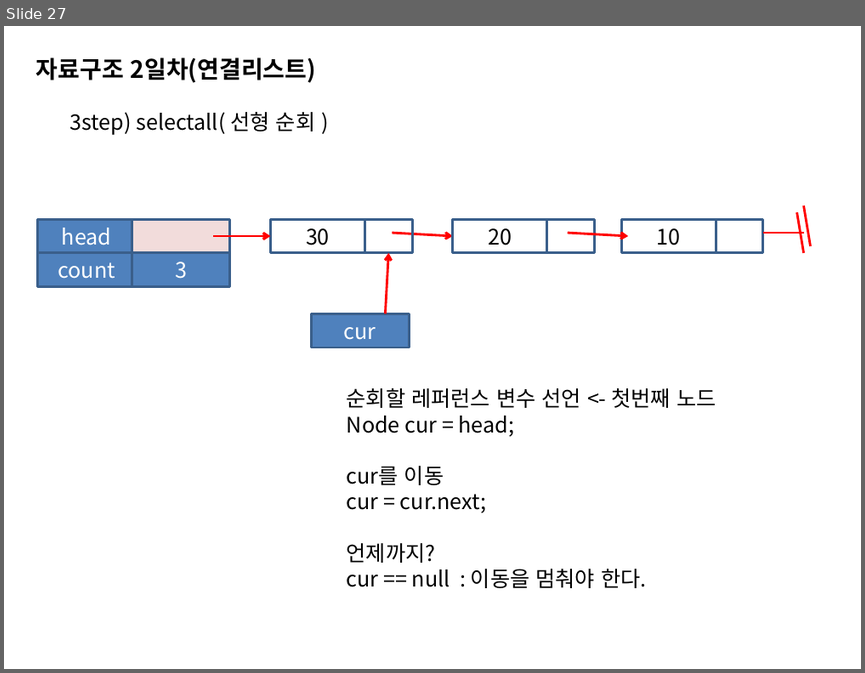
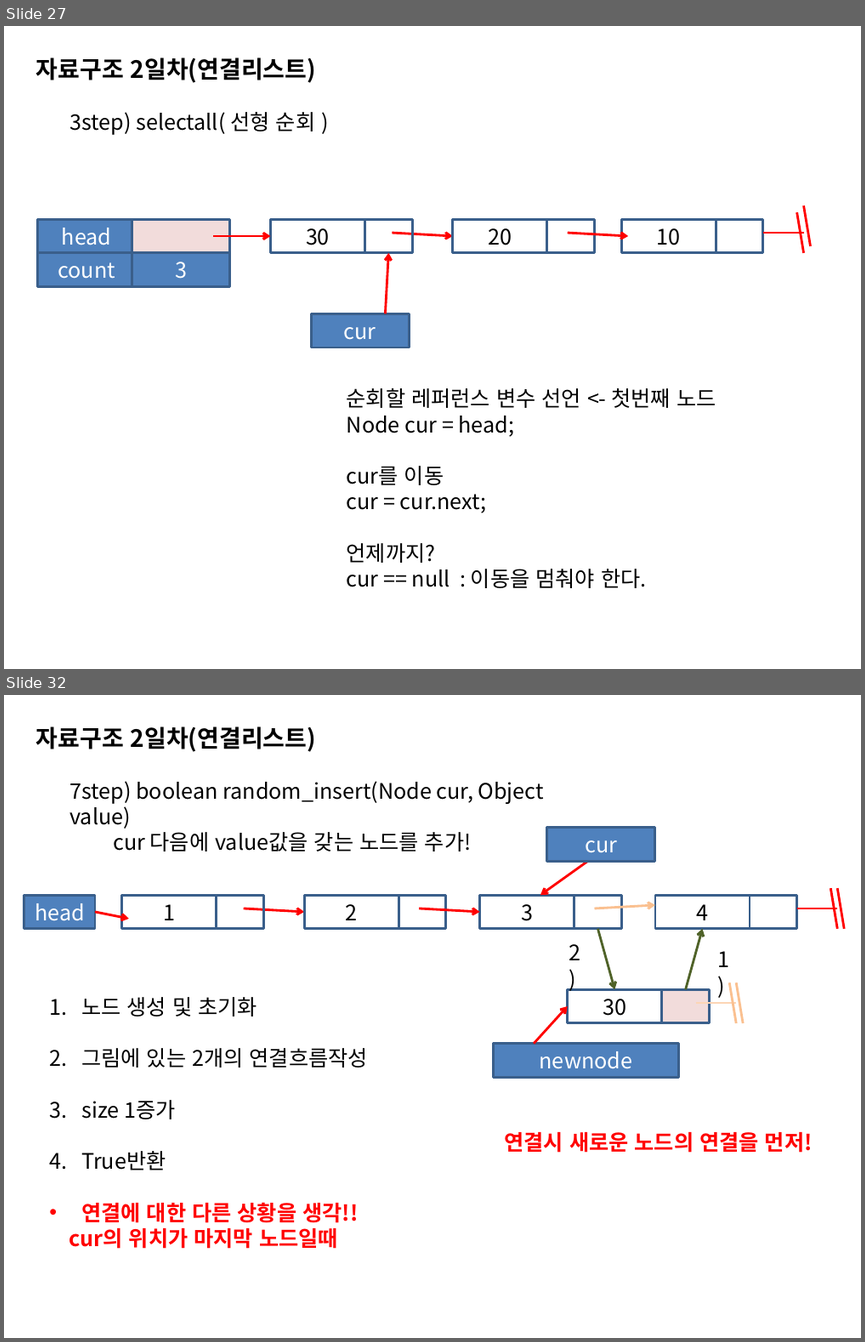
Before and after one commit to sing2song/TILDS, a slide deck: Java자료구조2.pptx. Shown one above the other, each under a label of ours: slide 27 before the commit, slides 27 and 32 after it; the slides between them are not shown. The pictures are 865x673 and 865x1342 pixels, drawn with LibreOffice and Linux fonts; fonts in the diff are those of the drawing. Boxes give left, top, right and bottom in pixels: in the first picture for what was removed or moved away, otherwise in the second. Text is boxed around its words. In the diff, an @@ line names an element or a change of style, - is before the commit and + after.

```diff
--- a/Java자료구조2.pptx
+++ b/Java자료구조2.pptx
@@ slide 32 added at (x1=4, y1=695, x2=861, y2=1338), background #FFFFFF @@
@@ text added at (x1=36, y1=726, x2=316, y2=752), 20 pt, text #000000, bold @@
+자료구조 2일차(연결리스트)
@@ text added at (x1=69, y1=781, x2=544, y2=851), 18 pt, text #000000 @@
+7step) boolean random_insert(Node cur, Object value)
+cur 다음에 value값을 갖는 노드를 추가!
@@ rectangle added at (x1=547, y1=828, x2=655, y2=862), fill #4F81BD, outline #3A5F8C 2 pt, 18 pt, text #FFFFFF @@
+cur
@@ arrow added from (587, 862) to (540, 895), #FF0000 2 pt @@
@@ rectangle added at (x1=24, y1=895, x2=96, y2=928), fill #4F81BD, outline #3A5F8C 2 pt, 18 pt, text #FFFFFF @@
+head
@@ rectangle added at (x1=122, y1=895, x2=216, y2=928), outline #3A5F8C 2 pt, 18 pt, text #000000 @@
+1
@@ rectangle added at (x1=216, y1=895, x2=263, y2=928), outline #3A5F8C 2 pt @@
@@ rectangle added at (x1=304, y1=895, x2=398, y2=928), outline #3A5F8C 2 pt, 18 pt, text #000000 @@
+2
@@ rectangle added at (x1=399, y1=895, x2=446, y2=928), outline #3A5F8C 2 pt @@
@@ rectangle added at (x1=479, y1=895, x2=574, y2=928), outline #3A5F8C 2 pt, 18 pt, text #000000 @@
+3
@@ rectangle added at (x1=574, y1=895, x2=621, y2=928), outline #3A5F8C 2 pt @@
@@ rectangle added at (x1=655, y1=895, x2=749, y2=928), outline #3A5F8C 2 pt, 18 pt, text #000000 @@
+4
@@ rectangle added at (x1=749, y1=895, x2=796, y2=928), outline #3A5F8C 2 pt @@
@@ line added from (831, 888) to (837, 929), #FF0000 2 pt @@
@@ line added from (837, 888) to (844, 929), #FF0000 2 pt @@
@@ arrow added from (95, 912) to (129, 919), #FF0000 2 pt @@
@@ arrow added from (244, 908) to (304, 912), #FF0000 2 pt @@
@@ arrow added from (419, 908) to (479, 912), #FF0000 2 pt @@
@@ arrow added from (595, 908) to (655, 905), #FAC090 2 pt @@
@@ line added from (796, 908) to (837, 908), #FF0000 2 pt @@
@@ text added at (x1=569, y1=944, x2=581, y2=960), 18 pt, text #000000 @@
+2)
@@ arrow added from (598, 929) to (615, 990), #4F6228 2 pt @@
@@ arrow added from (685, 990) to (703, 929), #4F6228 2 pt @@
@@ text added at (x1=717, y1=951, x2=729, y2=967), 18 pt, text #000000 @@
+1)
@@ text added at (x1=69, y1=997, x2=368, y2=1248), 18 pt, text #000000 @@
+1. 노드 생성 및 초기화
+2. 그림에 있는 2개의 연결흐름작성
+3. size 1증가
+4. True반환
+• 연결에 대한 다른 상황을 생각!!
+cur의 위치가 마지막 노드일때
@@ rectangle added at (x1=567, y1=990, x2=661, y2=1023), outline #3A5F8C 2 pt, 18 pt, text #000000 @@
+30
@@ rectangle added at (x1=662, y1=990, x2=710, y2=1023), fill #F2DCDB, outline #3A5F8C 2 pt @@
@@ line added from (729, 983) to (736, 1023), #FAC090 2 pt @@
@@ line added from (736, 983) to (743, 1023), #FAC090 2 pt @@
@@ arrow added from (534, 1043) to (567, 1006), #FF0000 2 pt @@
@@ line added from (695, 1003) to (736, 1003), #FCD5B5 2 pt @@
@@ rectangle added at (x1=494, y1=1043, x2=679, y2=1077), fill #4F81BD, outline #3A5F8C 2 pt, 18 pt, text #FFFFFF @@
+newnode
@@ text added at (x1=505, y1=1132, x2=812, y2=1152), 18 pt, text #FF0000, bold @@
+연결시 새로운 노드의 연결을 먼저!
```
Also in this commit, not shown: 1 slide changed, 4 other slides added, 30 other files.
